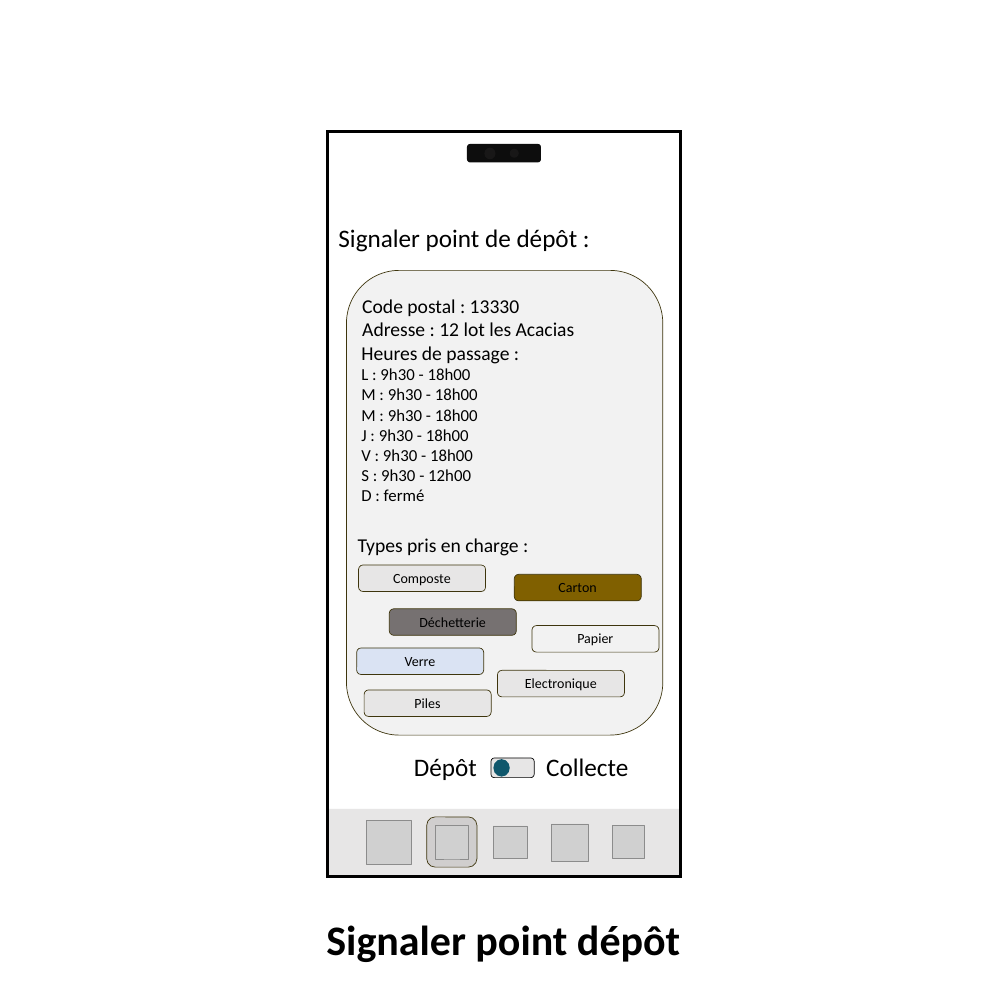
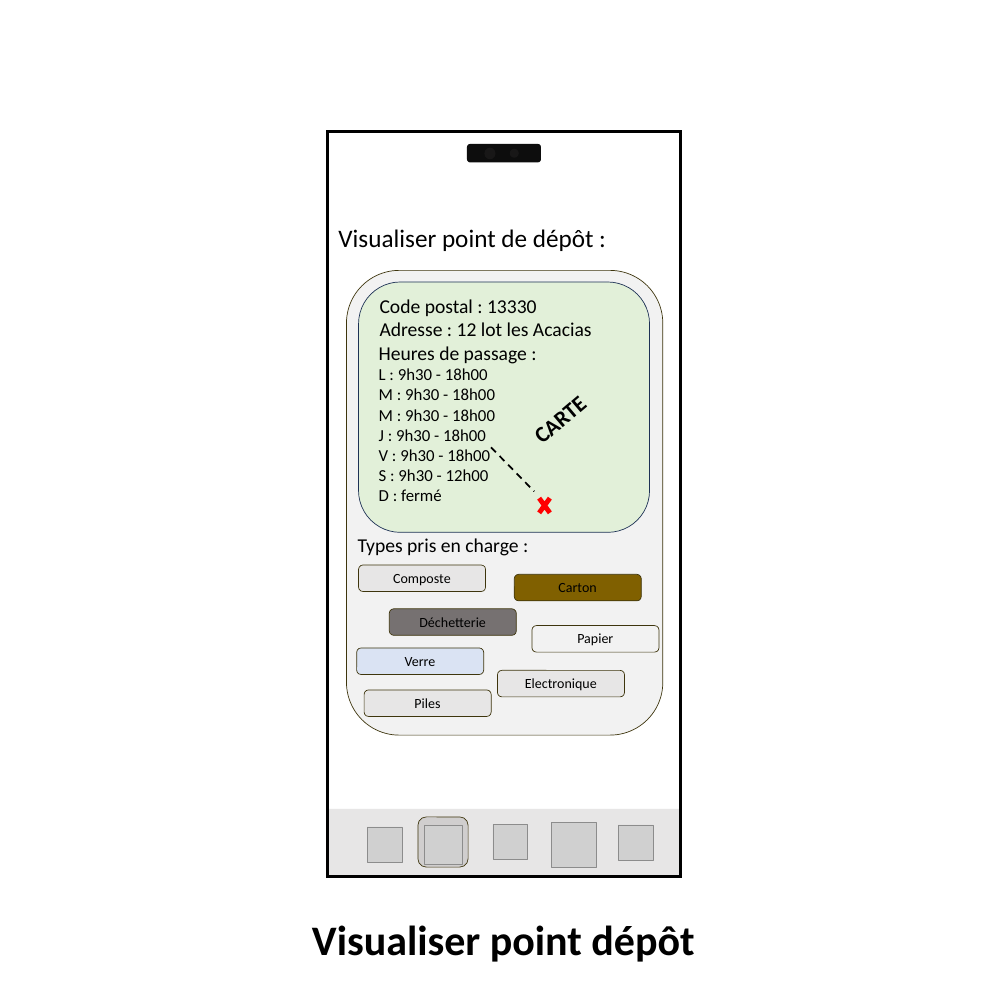
Before and after one commit to CarolusIntelligence/green_ia, a slide deck: slide 5 of doc/wireframe/Présentation1.pptx. Drawn at 1008x1008 pixels with LibreOffice and Linux fonts; fonts in the diff are those of the drawing; grey boxes stand for pictures. Boxes give left, top, right and bottom in pixels: in the first picture for what was removed or moved away, otherwise in the second. Text is boxed around its words. In the diff, an @@ line names an element or a change of style, - is before the commit and + after.

```diff
--- a/doc/wireframe/Présentation1.pptx
+++ b/doc/wireframe/Présentation1.pptx
@@ text at bbox=[338, 229, 594, 251]: text changed @@
-Signaler point de dépôt :
+Visualiser point de dépôt :
@@ rounded rectangle added at bbox=[358, 282, 649, 533], fill #E2F0D9, outline #1E3256 1 pt @@
@@ text "Code postal : 13330": place and size @@
-text "Code postal : 13330" at bbox=[362, 299, 575, 336]
+text "Code postal : 13330" at bbox=[380, 299, 592, 336]
@@ text "Heures de passage :": place and size @@
-text "Heures de passage :" at bbox=[361, 346, 509, 501]
+text "Heures de passage :" at bbox=[379, 346, 527, 501]
@@ text added at bbox=[461, 332, 658, 506], 32 pt, text #000000, bold @@
+CARTE
@@ line added from (491, 448) to (534, 491), #000000 2.5 pt dashed @@
@@ cross added at bbox=[534, 491, 555, 520], fill #FF0000 @@
@@ text removed at bbox=[414, 758, 477, 780] @@
-Dépôt
@@ rounded rectangle removed at bbox=[491, 758, 534, 778] @@
@@ ellipse removed at bbox=[493, 759, 510, 777] @@
@@ text removed at bbox=[546, 758, 628, 776] @@
-Collecte
@@ picture: place and size @@
-picture at bbox=[366, 821, 411, 864]
+picture at bbox=[367, 827, 402, 862]
@@ rounded rectangle: place and size @@
-rounded rectangle at bbox=[427, 817, 477, 867]
+rounded rectangle at bbox=[418, 817, 468, 867]
@@ picture: place and size @@
-picture at bbox=[435, 826, 468, 859]
+picture at bbox=[424, 826, 463, 864]
@@ picture: place and size @@
-picture at bbox=[551, 824, 589, 861]
+picture at bbox=[552, 823, 596, 867]
@@ picture: place and size @@
-picture at bbox=[612, 826, 644, 858]
+picture at bbox=[618, 825, 653, 860]
@@ text at bbox=[312, 925, 694, 962]: text changed @@
-Signaler point dépôt
+Visualiser point dépôt
```
Also in this commit, not shown: 1 other slide changed, 4 slides added, 4 slides removed, 2 other files.
